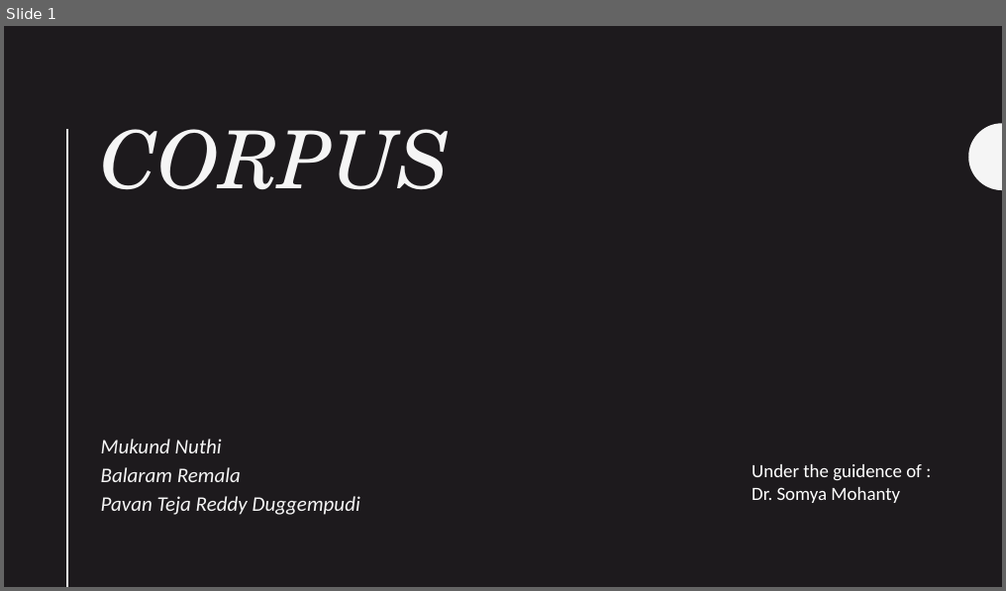
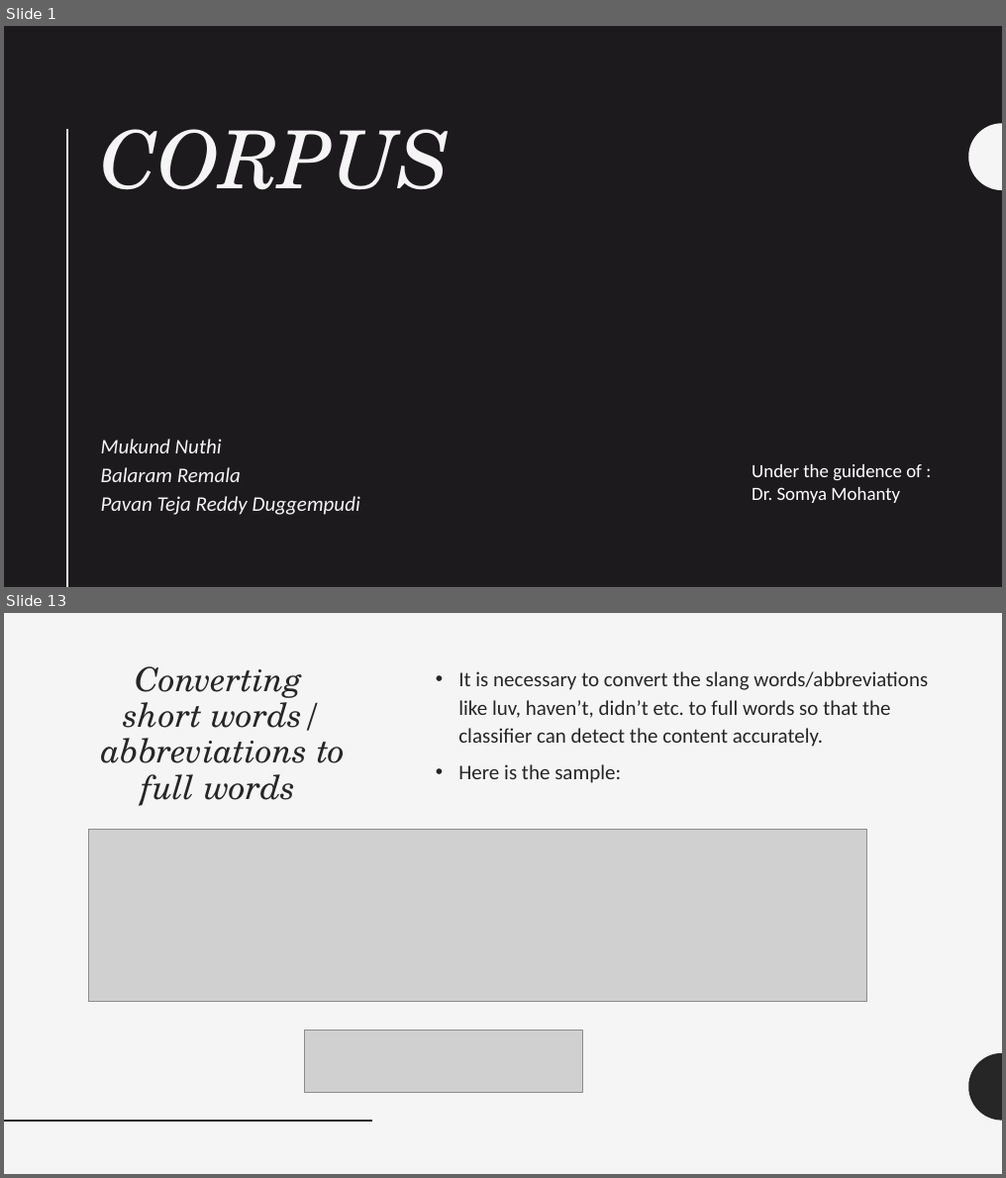
Before and after one commit to UNCG-CSE/CORPUS, a slide deck: presentations/DS ppt.pptx. Shown one above the other, each under a label of ours: slide 1 before the commit, slides 1 and 13 after it; the slides between them are not shown. The pictures are 1006x591 and 1006x1178 pixels, drawn with LibreOffice and Linux fonts; fonts in the diff are those of the drawing; grey boxes stand for pictures. Boxes give left, top, right and bottom in pixels: in the first picture for what was removed or moved away, otherwise in the second. Text is boxed around its words. In the diff, an @@ line names an element or a change of style, - is before the commit and + after.

```diff
--- a/presentations/DS ppt.pptx
+++ b/presentations/DS ppt.pptx
@@ slide 13 added at (x1=4, y1=613, x2=1002, y2=1174), background #F5F5F5 @@
@@ title added at (x1=101, y1=666, x2=345, y2=805), 32 pt, text #262626, italic @@
+Converting
+short words/ abbreviations to full words
@@ text added at (x1=458, y1=671, x2=928, y2=783), 20 pt, text #262626 @@
+• It is necessary to convert the slang words/abbreviations like luv, haven’t, didn’t etc. to full words so that the classifier can detect the content accurately.
+• Here is the sample:
@@ picture added at (x1=88, y1=830, x2=867, y2=1001) @@
@@ picture added at (x1=304, y1=1030, x2=583, y2=1092) @@
@@ freeform shape added at (x1=969, y1=1054, x2=1002, y2=1121), fill #262626 @@
@@ line added from (4, 1121) to (372, 1121), #262626 2 pt @@
```
Also in this commit, not shown: 2 slides changed, 12 other slides added, 1 slide removed.
